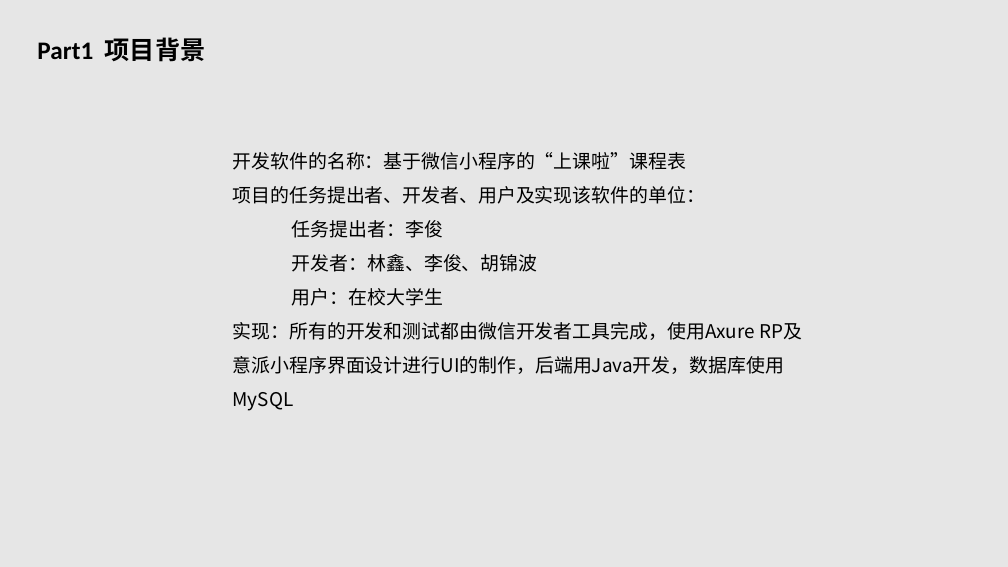
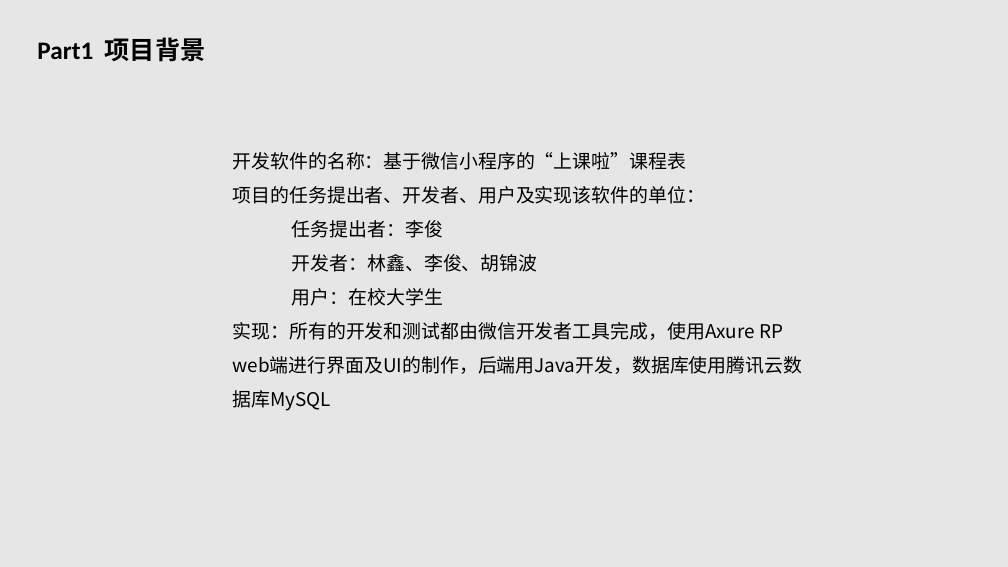
Before and after one commit to G03-LHL/SE2018--G03, a slide deck: slide 6 of 517/SE2018春-G03-设计阶段PPT.ppt. Drawn at 1008x567 pixels with LibreOffice and Linux fonts; fonts in the diff are those of the drawing. Boxes give left, top, right and bottom in pixels: in the first picture for what was removed or moved away, otherwise in the second. Text is boxed around its words. In the diff, an @@ line names an element or a change of style, - is before the commit and + after.

```diff
--- a/517/SE2018春-G03-设计阶段PPT.ppt
+++ b/517/SE2018春-G03-设计阶段PPT.ppt
@@ text at bbox=[233, 322, 803, 411]: text changed @@
-实现：所有的开发和测试都由微信开发者工具完成，使用Axure RP及意派小程序界面设计进行UI的制作，后端用Java开发，数据库使用MySQL
+实现：所有的开发和测试都由微信开发者工具完成，使用Axure RP web端进行界面及UI的制作，后端用Java开发，数据库使用腾讯云数据库MySQL
```
Also in this commit, not shown: 11 other slides changed, 3 slides removed.
